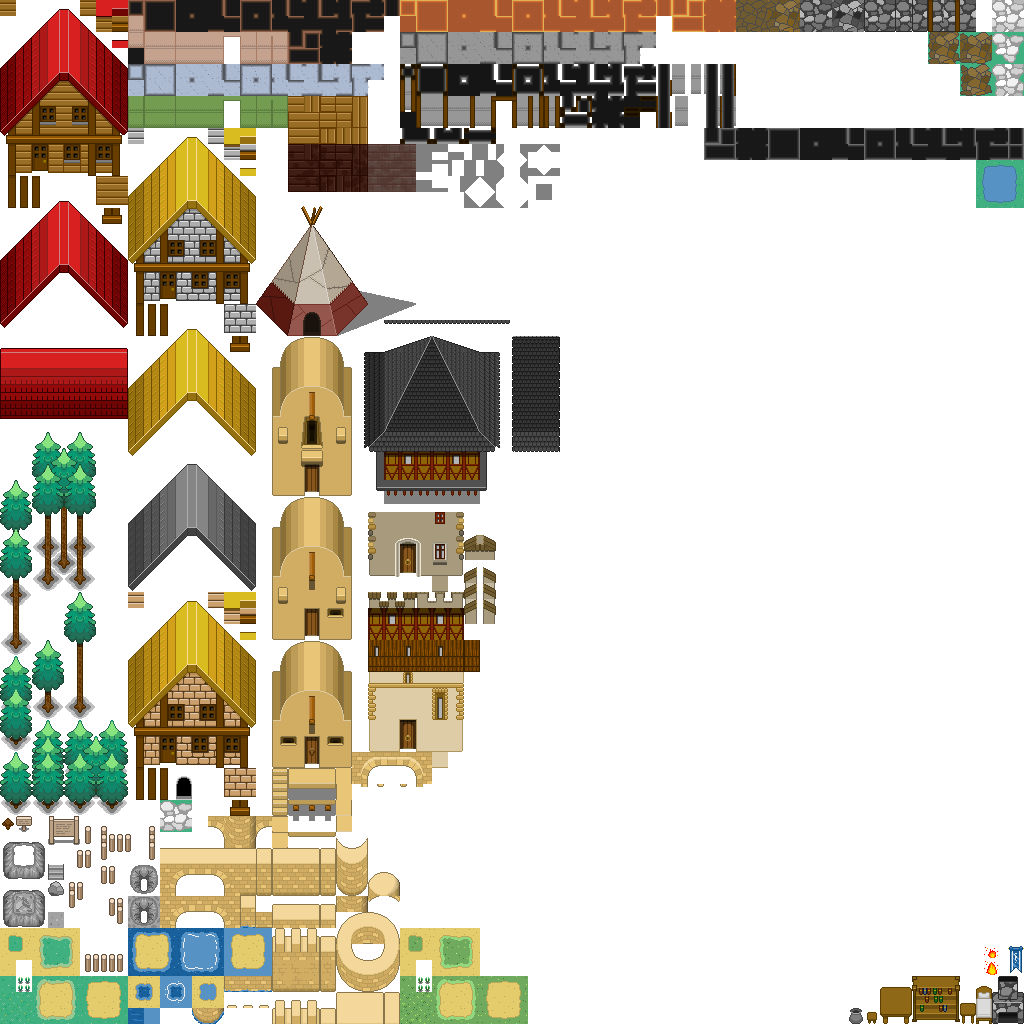
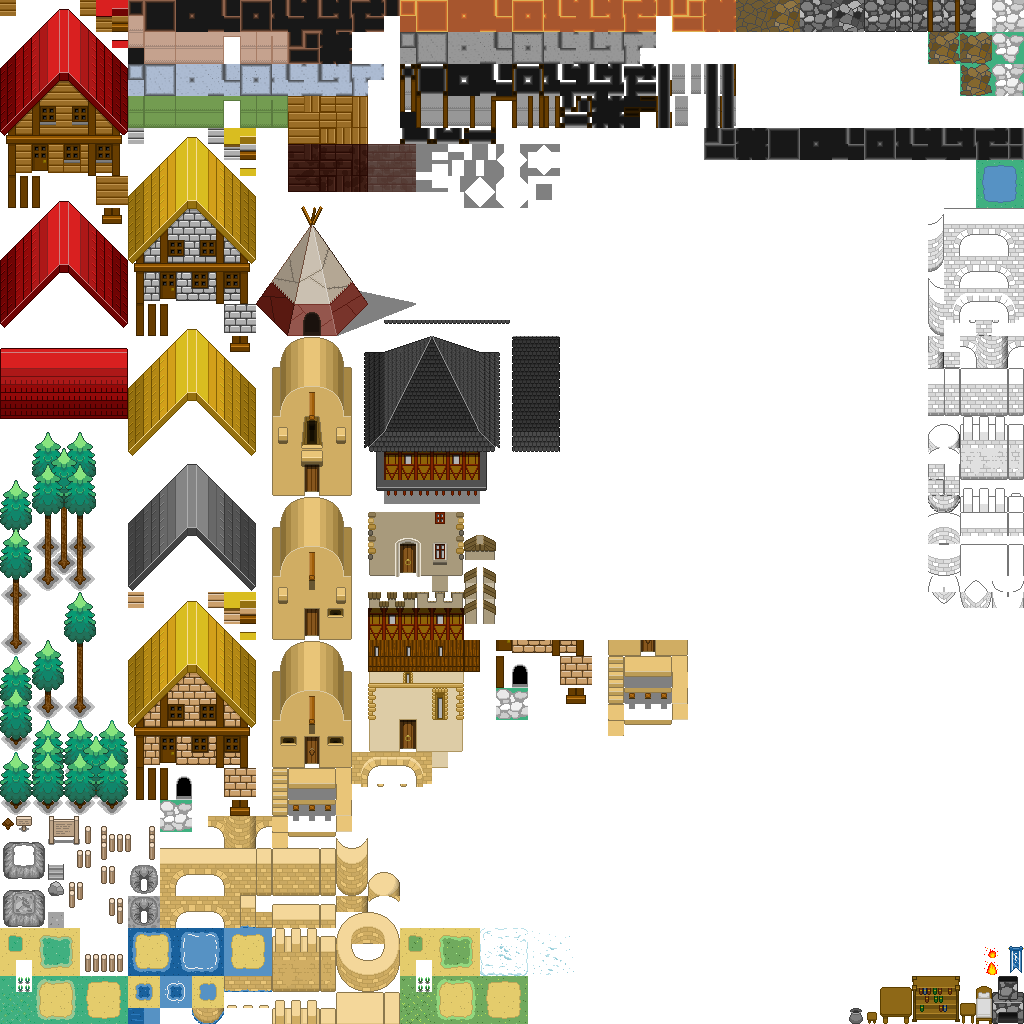
Before/after of a (1024, 1024) layered artwork. What changed in the layer stack:
painted on "Hintergrund" over bbox(480, 208, 1024, 976)
